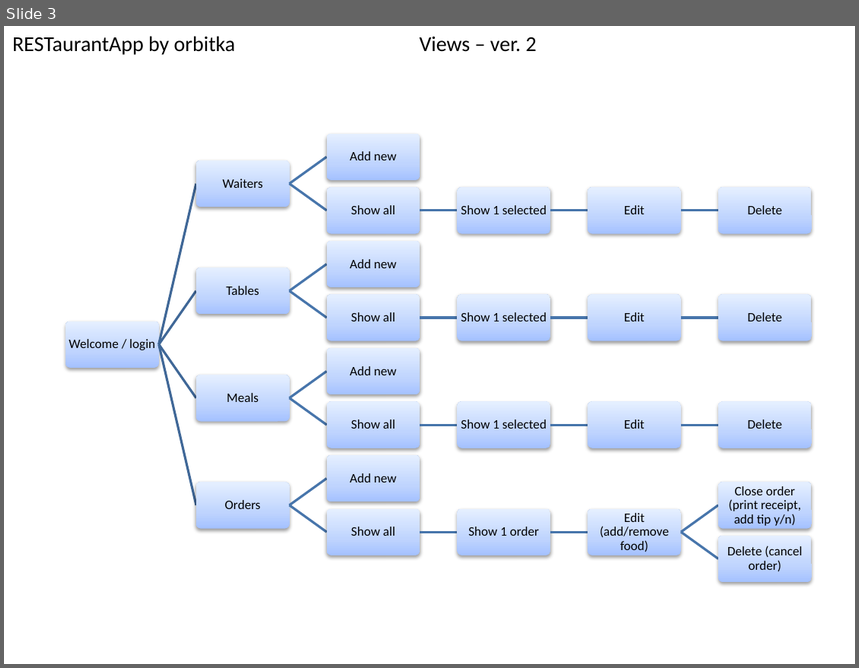
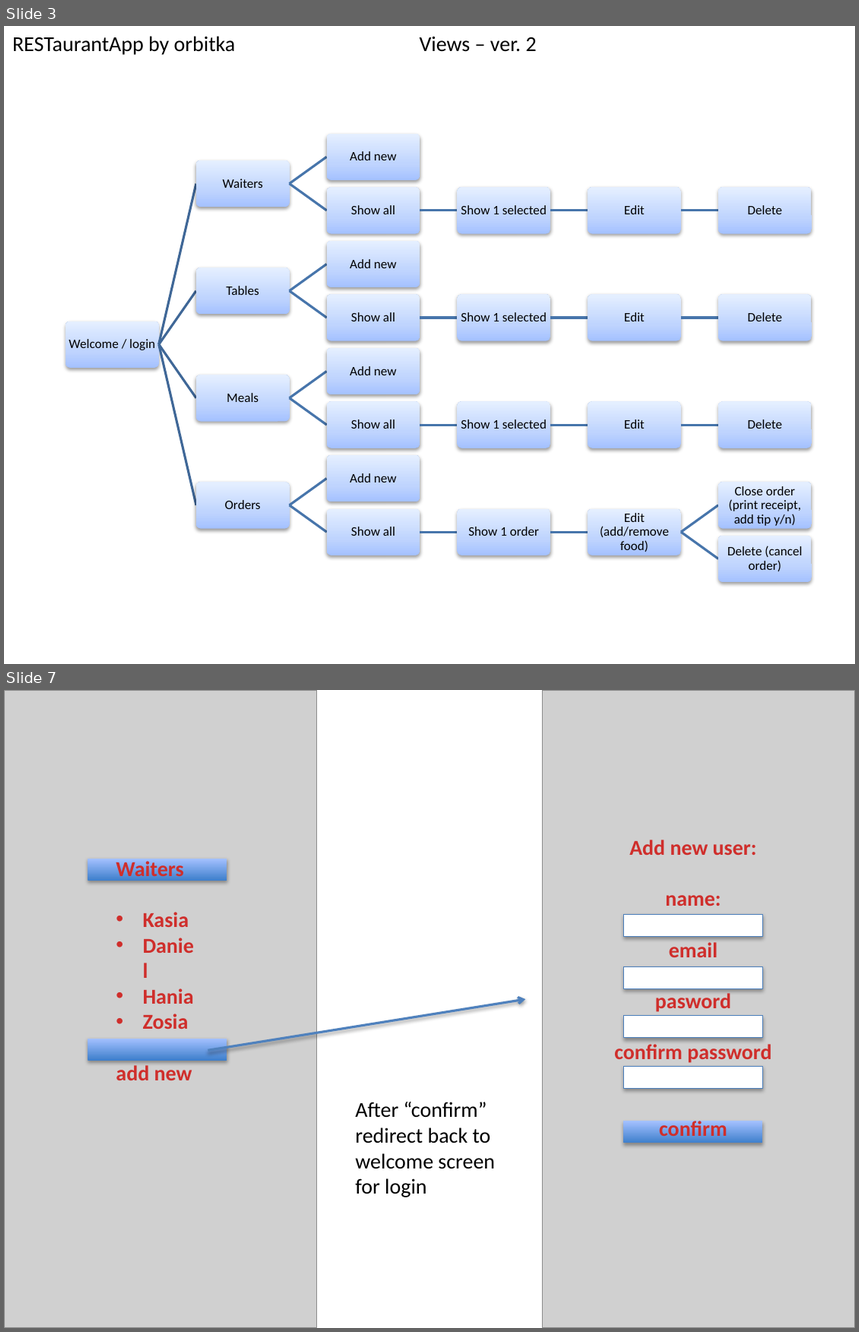
Before and after one commit to orbitka/RESTaurantApp, a slide deck: ERD+wireframes.pptx. Shown one above the other, each under a label of ours: slide 3 before the commit, slides 3 and 7 after it; the slides between them are not shown. The pictures are 859x668 and 859x1332 pixels, drawn with LibreOffice and Linux fonts; fonts in the diff are those of the drawing; grey boxes stand for pictures. Boxes give left, top, right and bottom in pixels: in the first picture for what was removed or moved away, otherwise in the second. Text is boxed around its words. In the diff, an @@ line names an element or a change of style, - is before the commit and + after.

Commit message:
changed login to the top, new wireframes

```diff
--- a/ERD+wireframes.pptx
+++ b/ERD+wireframes.pptx
@@ slide 7 added at (4,690,855,1328), background #FFFFFF @@
@@ picture added at (4,690,316,1328) @@
@@ picture added at (543,690,855,1328) @@
@@ text added at (614,840,772,1141), 18 pt, text gradient #FC7C7A to #D02F2C to #C70500, bold @@
+Add new user:
+name:
+email
+pasword
+confirm password
+confirm
@@ rectangle added at (88,859,227,881), fill gradient #3F80CE to #A4C4FF @@
@@ text added at (116,859,194,1081), 18 pt, text gradient #FC7C7A to #D02F2C to #C70500, bold @@
+Waiters
+• Kasia
+• Daniel
+• Hania
+• Zosia
+add new
@@ rectangle added at (623,915,762,937), fill #FFFFFF, outline #4B7EBC 0.75 pt @@
@@ rectangle added at (623,967,762,989), fill #FFFFFF, outline #4B7EBC 0.75 pt @@
@@ arrow added from (208, 1051) to (526, 1000), #4F81BD 2 pt @@
@@ rectangle added at (623,1016,762,1038), fill #FFFFFF, outline #4B7EBC 0.75 pt @@
@@ rectangle added at (88,1039,227,1061), fill gradient #3F80CE to #A4C4FF @@
@@ rectangle added at (623,1066,762,1088), fill #FFFFFF, outline #4B7EBC 0.75 pt @@
@@ text added at (355,1102,495,1198), 18 pt, text #000000 @@
+After “confirm”
+redirect back to welcome screen for login
@@ rectangle added at (623,1122,762,1144), fill gradient #3F80CE to #A4C4FF @@
```
Also in this commit, not shown: 7 other slides added, 8 other files.
